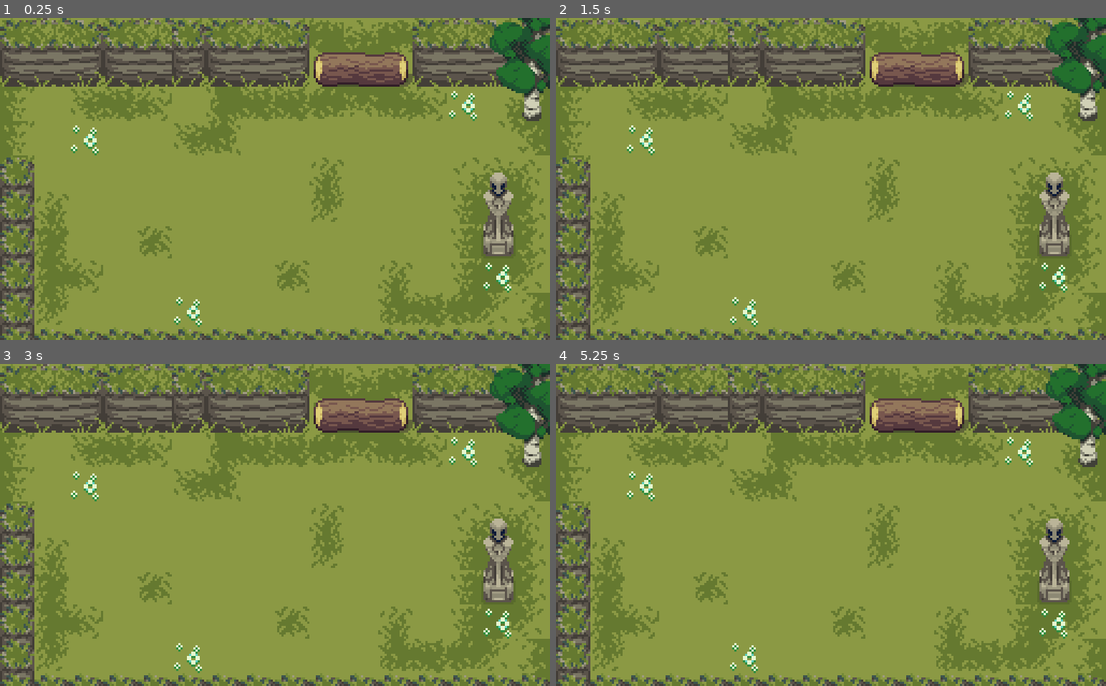
Above: before the commit, frames 1-4 (two rows, left to right).
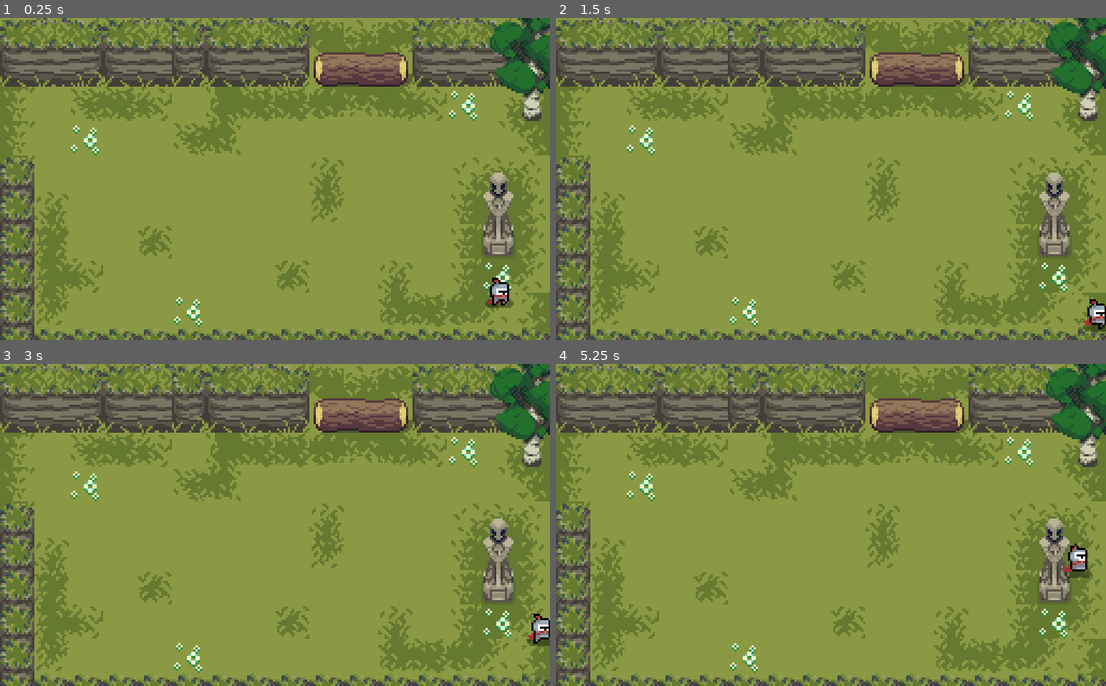
Above: after the commit, the same moments.

Repository: TilokSaha/metroidvania-2023
Game: Godot game, scene res://scenes/main/Map.tscn
Same seed, same stepped clock (60 frames per second), same inputs: the game is played once before the commit and once after it. Before the commit the project starts from res://scenes/overworld/ForestStartingArea.tscn.
Inputs:
- Up to frame 1 (0.25 s): no input
- Up to frame 2 (1.5 s): tap Enter at 0.5 s; hold Right (ui_right) 0.53-1.28 s; hold Down (ui_down) from 1.28 s (still down)
- Up to frame 3 (3 s): release Down (ui_down) at 2.03 s; hold Right (ui_right) 2.03-2.78 s; hold Up (ui_up) from 2.78 s (still down)
- Up to frame 4 (5.25 s): release Up (ui_up) at 3.53 s; hold Left (ui_left) 3.53-5.03 s; hold Down (ui_down) from 5.03 s (still down)

The runs differ from the first frame. In frame 1, 0.3% of the frame differs, in the area x 88-94%, y 80-90%; in frame 2, 0.3%; in frame 3, 0.3%; in frame 4, 0.4%, in the area x 92-98%, y 55-67%.

Commit message:
added state machine and set up animation player

Diff:
--- a/entities/player/Character.tscn
+++ b/entities/player/Character.tscn
@@ -1,5 +1,6 @@
-[gd_scene load_steps=3 format=2]
+[gd_scene load_steps=4 format=2]
 
+[ext_resource path="res://entities/player/FiniteStateMachine.gd" type="Script" id=1]
 [ext_resource path="res://entities/player/Character.gd" type="Script" id=2]
 
 [sub_resource type="RectangleShape2D" id=1]
@@ -12,3 +13,8 @@
 
 [node name="CollisionShape2D" type="CollisionShape2D" parent="."]
 shape = SubResource( 1 )
+
+[node name="StateMachine" type="Node2D" parent="."]
+script = ExtResource( 1 )
+
+[node name="AnimationPlayer" type="AnimationPlayer" parent="."]
--- /dev/null
+++ b/entities/player/FiniteStateMachine.gd
@@ -0,0 +1,26 @@
+extends Node2D
+class_name FiniteStateMachine
+
+
+var state = null
+var previous_state = null
+
+
+func _process(_delta):
+	pass
+
+func set_state(new_state):
+
+	previous_state = state
+	state = new_state
+
+	exit_state(previous_state)
+	enter_state(new_state)
+
+
+func exit_state(_previous_state):
+	pass
+
+
+func enter_state(_new_state):
+	pass
--- /dev/null
+++ b/entities/player/Idle.gd
@@ -0,0 +1,6 @@
+extends State
+
+
+func _check_transition():
+	if Util.vector_direction() == Vector2.ZERO:
+		set_state(state_name)
--- a/entities/player/Player.tscn
+++ b/entities/player/Player.tscn
@@ -1,10 +1,148 @@
-[gd_scene load_steps=7 format=2]
+[gd_scene load_steps=27 format=2]
 
 [ext_resource path="res://entities/player/Character.tscn" type="PackedScene" id=1]
 [ext_resource path="res://entities/player/Player.gd" type="Script" id=2]
 [ext_resource path="res://resources/tres/PlayerPhysics.tres" type="Resource" id=3]
 [ext_resource path="res://resources/tres/PlayerHealth.tres" type="Resource" id=4]
 [ext_resource path="res://entities/player/knight_idle_anim_f0.png" type="Texture" id=5]
+[ext_resource path="res://entities/player/knight_idle_spritesheet.png" type="Texture" id=6]
+[ext_resource path="res://entities/player/knight_run_spritesheet.png" type="Texture" id=7]
+[ext_resource path="res://entities/player/Idle.gd" type="Script" id=8]
+[ext_resource path="res://entities/player/Run.gd" type="Script" id=9]
+
+[sub_resource type="Animation" id=2]
+resource_name = "Idle"
+length = 0.6
+loop = true
+tracks/0/type = "value"
+tracks/0/path = NodePath("AnimatedSprite:animation")
+tracks/0/interp = 1
+tracks/0/loop_wrap = true
+tracks/0/imported = false
+tracks/0/enabled = true
+tracks/0/keys = {
+"times": PoolRealArray( 0 ),
+"transitions": PoolRealArray( 1 ),
+"update": 1,
+"values": [ "Idle" ]
+}
+tracks/1/type = "value"
+tracks/1/path = NodePath("AnimatedSprite:frame")
+tracks/1/interp = 1
+tracks/1/loop_wrap = true
+tracks/1/imported = false
+tracks/1/enabled = true
+tracks/1/keys = {
+"times": PoolRealArray( 0, 0.1, 0.2, 0.3, 0.4, 0.5 ),
+"transitions": PoolRealArray( 1, 1, 1, 1, 1, 1 ),
+"update": 1,
+"values": [ 0, 1, 2, 3, 4, 5 ]
+}
+
+[sub_resource type="Animation" id=16]
+length = 0.001
+tracks/0/type = "value"
+tracks/0/path = NodePath("AnimatedSprite:frame")
+tracks/0/interp = 1
+tracks/0/loop_wrap = true
+tracks/0/imported = false
+tracks/0/enabled = true
+tracks/0/keys = {
+"times": PoolRealArray( 0 ),
+"transitions": PoolRealArray( 1 ),
+"update": 0,
+"values": [ 1 ]
+}
+
+[sub_resource type="Animation" id=17]
+resource_name = "Run"
+length = 0.6
+loop = true
+tracks/0/type = "value"
+tracks/0/path = NodePath("AnimatedSprite:animation")
+tracks/0/interp = 1
+tracks/0/loop_wrap = true
+tracks/0/imported = false
+tracks/0/enabled = true
+tracks/0/keys = {
+"times": PoolRealArray( 0 ),
+"transitions": PoolRealArray( 1 ),
+"update": 1,
+"values": [ "Run" ]
+}
+tracks/1/type = "value"
+tracks/1/path = NodePath("AnimatedSprite:frame")
+tracks/1/interp = 1
+tracks/1/loop_wrap = true
+tracks/1/imported = false
+tracks/1/enabled = true
+tracks/1/keys = {
+"times": PoolRealArray( 0, 0.1, 0.2, 0.3, 0.4, 0.5 ),
+"transitions": PoolRealArray( 1, 1, 1, 1, 1, 1 ),
+"update": 1,
+"values": [ 0, 1, 2, 3, 4, 5 ]
+}
+
+[sub_resource type="AtlasTexture" id=4]
+atlas = ExtResource( 6 )
+region = Rect2( 0, 0, 16, 16 )
+
+[sub_resource type="AtlasTexture" id=5]
+atlas = ExtResource( 6 )
+region = Rect2( 16, 0, 16, 16 )
+
+[sub_resource type="AtlasTexture" id=6]
+atlas = ExtResource( 6 )
+region = Rect2( 32, 0, 16, 16 )
+
+[sub_resource type="AtlasTexture" id=7]
+atlas = ExtResource( 6 )
+region = Rect2( 48, 0, 16, 16 )
+
+[sub_resource type="AtlasTexture" id=8]
+atlas = ExtResource( 6 )
+region = Rect2( 64, 0, 16, 16 )
+
+[sub_resource type="AtlasTexture" id=9]
+atlas = ExtResource( 6 )
+region = Rect2( 80, 0, 16, 16 )
+
+[sub_resource type="AtlasTexture" id=10]
+atlas = ExtResource( 7 )
+region = Rect2( 0, 0, 16, 16 )
+
+[sub_resource type="AtlasTexture" id=11]
+atlas = ExtResource( 7 )
+region = Rect2( 16, 0, 16, 16 )
+
+[sub_resource type="AtlasTexture" id=12]
+atlas = ExtResource( 7 )
+region = Rect2( 32, 0, 16, 16 )
+
+[sub_resource type="AtlasTexture" id=13]
+atlas = ExtResource( 7 )
+region = Rect2( 48, 0, 16, 16 )
+
+[sub_resource type="AtlasTexture" id=14]
+atlas = ExtResource( 7 )
+region = Rect2( 64, 0, 16, 16 )
+
+[sub_resource type="AtlasTexture" id=15]
+atlas = ExtResource( 7 )
+region = Rect2( 80, 0, 16, 16 )
+
+[sub_resource type="SpriteFrames" id=3]
+animations = [ {
+"frames": [ SubResource( 4 ), SubResource( 5 ), SubResource( 6 ), SubResource( 7 ), SubResource( 8 ), SubResource( 9 ) ],
+"loop": true,
+"name": "Idle",
+"speed": 8.0
+}, {
+"frames": [ SubResource( 10 ), SubResource( 11 ), SubResource( 12 ), SubResource( 13 ), SubResource( 14 ), SubResource( 15 ) ],
+"loop": true,
+"name": "Run",
+"speed": 8.0
+} ]
 
 [sub_resource type="RectangleShape2D" id=1]
 extents = Vector2( 3.5, 5 )
@@ -15,9 +153,29 @@
 health = ExtResource( 4 )
 
 [node name="Sprite" parent="." index="0"]
+visible = false
 texture = ExtResource( 5 )
 offset = Vector2( -1, -3 )
 
-[node name="CollisionShape2D" parent="." index="1"]
+[node name="Idle" type="Node2D" parent="StateMachine" index="0"]
+script = ExtResource( 8 )
+state_name = "Idle"
+
+[node name="Run" type="Node2D" parent="StateMachine" index="1"]
+script = ExtResource( 9 )
+state_name = "Run"
+
+[node name="AnimationPlayer" parent="." index="2"]
+anims/Idle = SubResource( 2 )
+anims/RESET = SubResource( 16 )
+anims/Run = SubResource( 17 )
+
+[node name="AnimatedSprite" type="AnimatedSprite" parent="." index="3"]
+frames = SubResource( 3 )
+animation = "Idle"
+frame = 1
+offset = Vector2( -1, -3 )
+
+[node name="CollisionShape2D" parent="." index="4"]
 position = Vector2( 0, -2 )
 shape = SubResource( 1 )
--- /dev/null
+++ b/entities/player/Run.gd
@@ -0,0 +1,6 @@
+extends State
+
+
+func _check_transition():
+	if Util.vector_direction() != Vector2.ZERO:
+		set_state(state_name)
--- /dev/null
+++ b/entities/player/State.gd
@@ -0,0 +1,18 @@
+extends FiniteStateMachine
+class_name State
+
+
+onready var animation_player = owner.find_node("AnimationPlayer")
+export (String) var state_name = ""
+
+
+func _process(_delta):
+	_check_transition()
+
+
+func _check_transition():
+	pass
+
+
+func enter_state(new_state):
+	animation_player.play(new_state)
--- a/project.godot
+++ b/project.godot
@@ -14,6 +14,11 @@
 "language": "GDScript",
 "path": "res://entities/player/Character.gd"
 }, {
+"base": "Node2D",
+"class": "FiniteStateMachine",
+"language": "GDScript",
+"path": "res://entities/player/FiniteStateMachine.gd"
+}, {
 "base": "Resource",
 "class": "Health",
 "language": "GDScript",
@@ -24,6 +29,11 @@
 "language": "GDScript",
 "path": "res://resources/scripts/Physics.gd"
 }, {
+"base": "FiniteStateMachine",
+"class": "State",
+"language": "GDScript",
+"path": "res://entities/player/State.gd"
+}, {
 "base": "Reference",
 "class": "Util",
 "language": "GDScript",
@@ -31,15 +41,17 @@
 } ]
 _global_script_class_icons={
 "Character": "",
+"FiniteStateMachine": "",
 "Health": "",
 "Physics": "",
+"State": "",
 "Util": ""
 }
 
 [application]
 
 config/name="Metroidvania 2023'"
-run/main_scene="res://scenes/overworld/ForestStartingArea.tscn"
+run/main_scene="res://scenes/main/Map.tscn"
 config/icon="res://icon.png"
 
 [display]
--- /dev/null
+++ b/scenes/main/Map.tscn
@@ -0,0 +1,11 @@
+[gd_scene load_steps=3 format=2]
+
+[ext_resource path="res://scenes/overworld/ForestStartingArea.tscn" type="PackedScene" id=1]
+[ext_resource path="res://entities/player/Player.tscn" type="PackedScene" id=2]
+
+[node name="Map" type="Node2D"]
+
+[node name="ForestStartingArea" parent="." instance=ExtResource( 1 )]
+
+[node name="Player" parent="." instance=ExtResource( 2 )]
+position = Vector2( 233, 130 )
